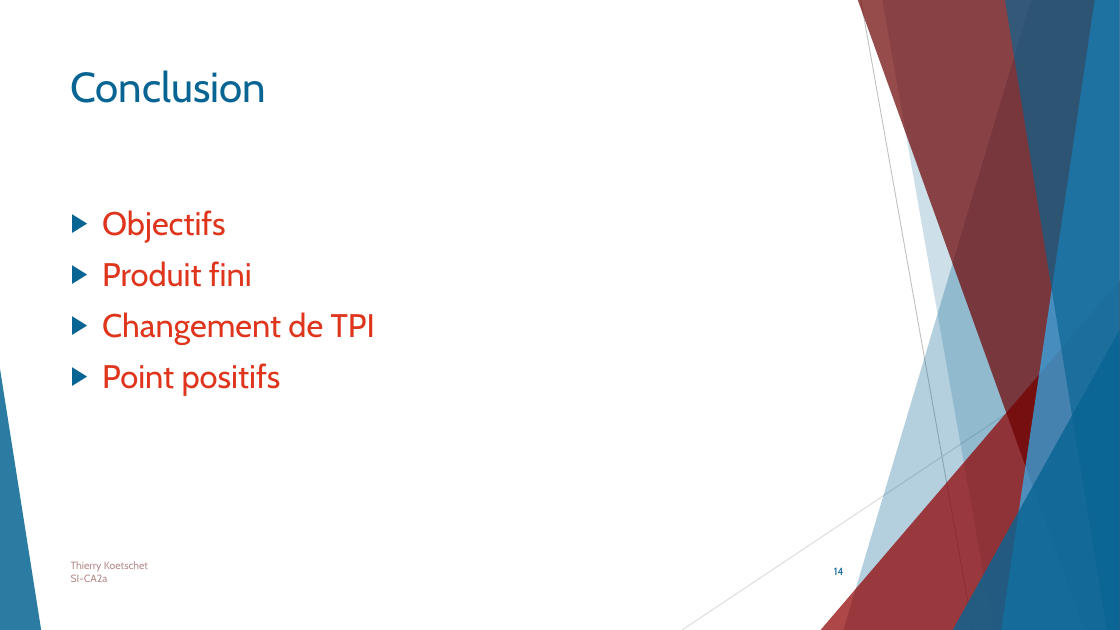
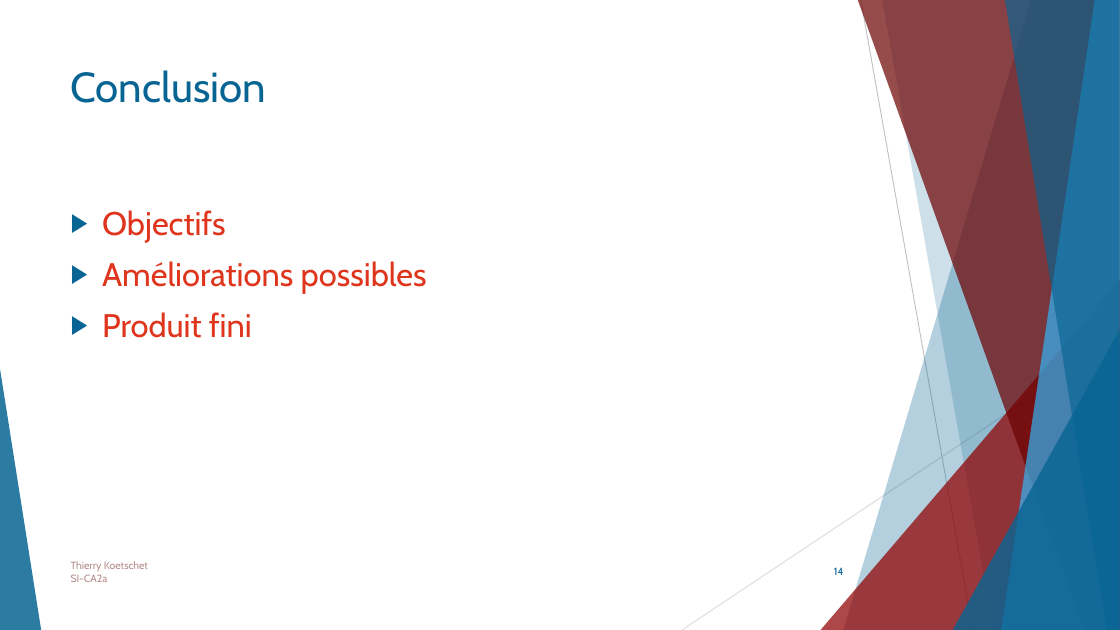
Before and after one commit to ThierryKoetschet/TPI_Thierry_Koetschet, a slide deck: slide 14 of Presentation TPI Thierry Koetschet.pptx. Drawn at 1120x630 pixels with LibreOffice and Linux fonts; fonts in the diff are those of the drawing. Boxes give left, top, right and bottom in pixels: in the first picture for what was removed or moved away, otherwise in the second. Text is boxed around its words. In the diff, an @@ line names an element or a change of style, - is before the commit and + after.

```diff
--- a/Presentation TPI Thierry Koetschet.pptx
+++ b/Presentation TPI Thierry Koetschet.pptx
@@ text at [102, 261, 427, 294]: paragraph added @@
+▶ Améliorations possibles
@@ text at [102, 312, 375, 396]: paragraphs removed @@
-▶ Changement de TPI
-▶ Point positifs
```
Also in this commit, not shown: 7 other slides changed.
